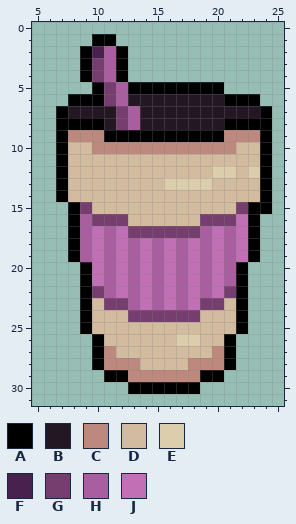
File history of a pixel-art file, assets/Coffee/lavend_coffee.aseprite. The picture above is the old version.
32x32 pixels, 1 frame. Shown: x 5..25, y 0..31.
Palette (. is transparent): A #000000  B #221723  C #bd897e  D #d3bb9f  E #dccdac  F #49214f  G #753e6e  H #a95e9f  J #c170b6
And afterwards:
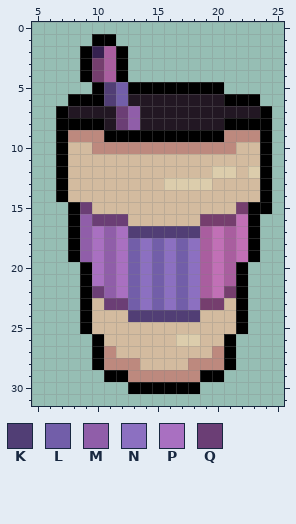
Colours new in this view: K #513e75  L #725ea9  M #905ea9  N #8c70c1  P #a970c1  Q #6b3e75
Change:
{"change": "layer \"Multi Lavanda\" added"}
{"colour":"F","old":"#49214f","new":"#35214f"}
{"where": "layer \"Multi Lavanda\""}
{"y":5,"x":11,"old":"GH","new":"KL"}
{"y":6,"x":11,"old":"GH","new":"KL"}
{"y":7,"x":12,"old":"GH","new":"QM"}
{"y":8,"x":12,"old":"GH","new":"QM"}
{"y":15,"x":9,"old":"G","new":"Q"}
{"y":16,"x":9,"old":"HGGG","new":"MQQQ"}
{"y":17,"x":9,"old":"HJHJGGGGGG","new":"MPMPKKKKKK"}
{"y":18,"x":9,"old":"HJHJHJHJHJ","new":"MPMPLNLNLN"}
{"y":19,"x":9,"old":"HJHJHJHJHJ","new":"MPMPLNLNLN"}
{"y":20,"x":10,"old":"JHJHJHJHJ","new":"PMPLNLNLN"}
{"y":21,"x":10,"old":"JHJHJHJHJ","new":"PMPLNLNLN"}
{"y":22,"x":10,"old":"GHJHJHJHJ","new":"QMPLNLNLN"}
{"y":23,"x":11,"old":"GGHJHJHJ","new":"QQLNLNLN"}
{"y":24,"x":13,"old":"GGGGGG","new":"KKKKKK"}
{"label":"changed","picture_box":[92,46,140,130]}
{"label":"changed","picture_box":[80,202,200,322]}
